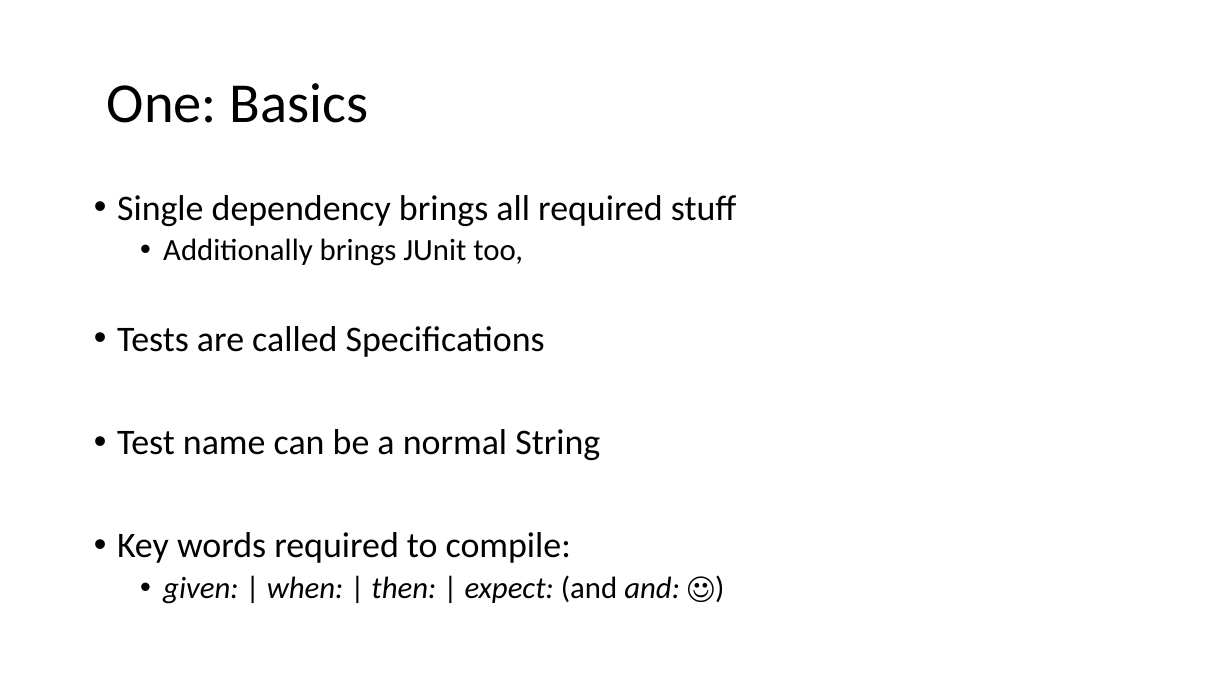
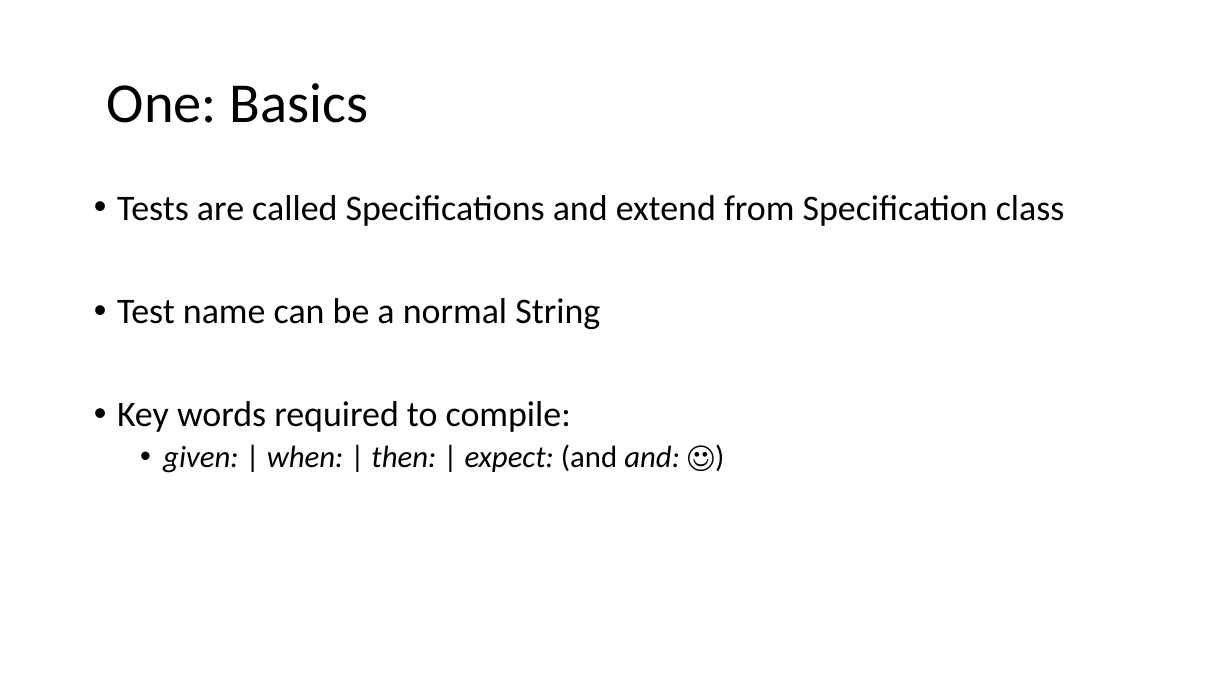
Before and after one commit to MiQr/spock-handsOn, a slide deck: slide 6 of ppt/Spock-HandsOn.pptx (slide 5 before the commit). Drawn at 1232x693 pixels with LibreOffice and Linux fonts; fonts in the diff are those of the drawing. Boxes give left, top, right and bottom in pixels: in the first picture for what was removed or moved away, otherwise in the second. Text is boxed around its words. In the diff, an @@ line names an element or a change of style, - is before the commit and + after.

```diff
--- a/ppt/Spock-HandsOn.pptx
+++ b/ppt/Spock-HandsOn.pptx
@@ text at box(117, 195, 1065, 226): text changed @@
-• Single dependency brings all required stuff
-  • Additionally brings JUnit too,
-• Tests are called Specifications
+• Tests are called Specifications and extend from Specification class
```
Also in this commit, not shown: 6 other slides changed, 1 slide added, 1 other file.
